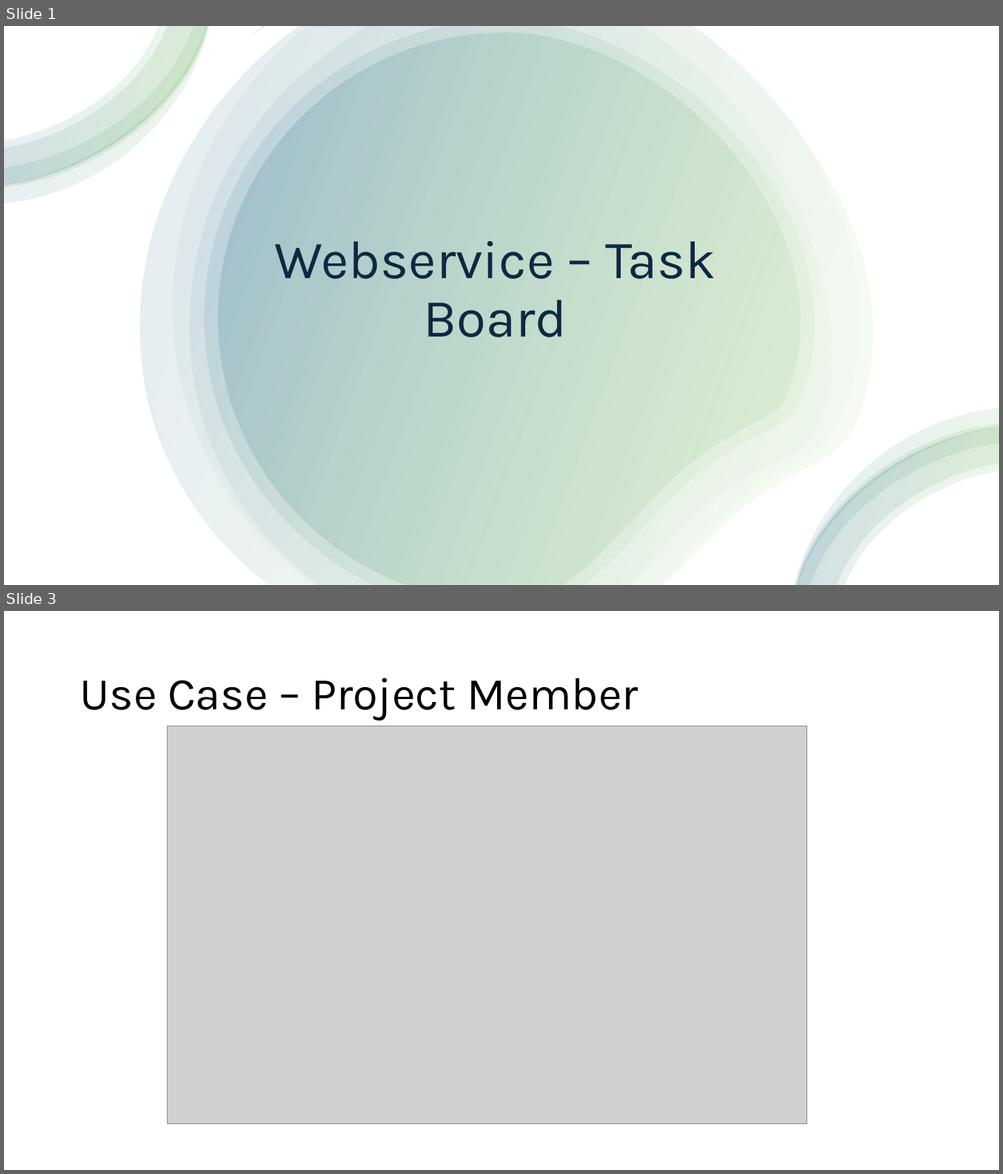
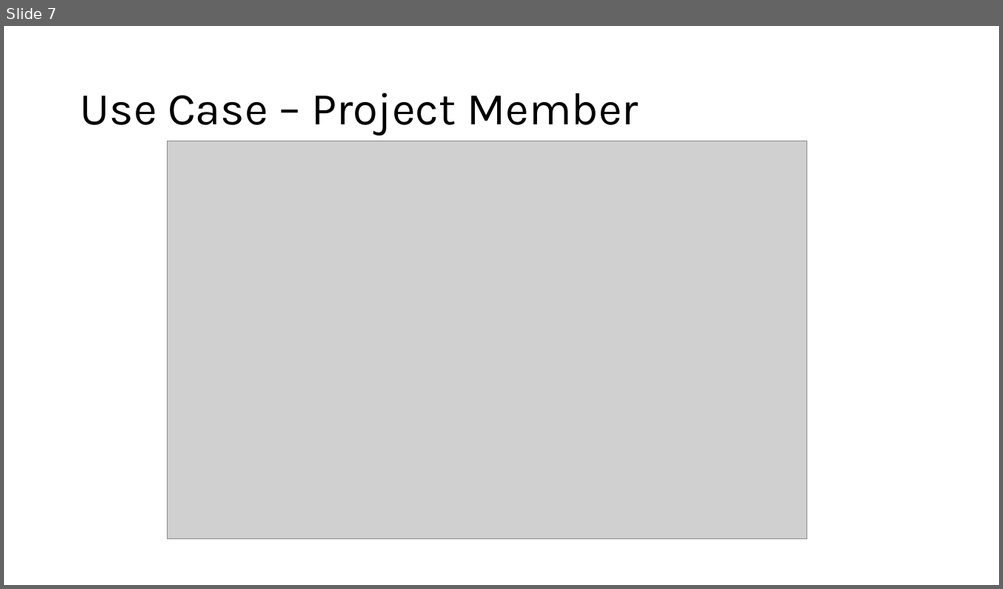
Before and after one commit to Avojvoda01/Mini-Jira---Web-Services-Project, a slide deck: Webservice – Mini Jira.pptx. Shown one above the other, each under a label of ours: slides 1 and 3 before the commit, slide 7 after it; the slides between them are not shown. The pictures are 1003x1174 and 1003x589 pixels, drawn with LibreOffice and Linux fonts; fonts in the diff are those of the drawing; grey boxes stand for pictures. Boxes give left, top, right and bottom in pixels: in the first picture for what was removed or moved away, otherwise in the second. Text is boxed around its words. In the diff, an @@ line names an element or a change of style, - is before the commit and + after.

```diff
--- a/Webservice – Mini Jira.pptx
+++ b/Webservice – Mini Jira.pptx
@@ slide 1 removed at bbox=[4, 26, 999, 585], background #FFFFFF @@
@@ rectangle removed at bbox=[4, 26, 999, 585] @@
@@ group removed at bbox=[4, 26, 209, 203]: 4 freeform shapes @@
@@ group removed at bbox=[111, 26, 908, 585]: 7 freeform shapes @@
@@ freeform shape removed at bbox=[126, 26, 891, 585] @@
@@ title removed at bbox=[274, 241, 715, 338] @@
-Webservice – Task Board
@@ group removed at bbox=[794, 408, 999, 585]: 4 freeform shapes @@
@@ what was slide 3 is now slide 7 @@
```
Also in this commit, not shown: 8 slides changed, 4 slides added, 1 other file.
